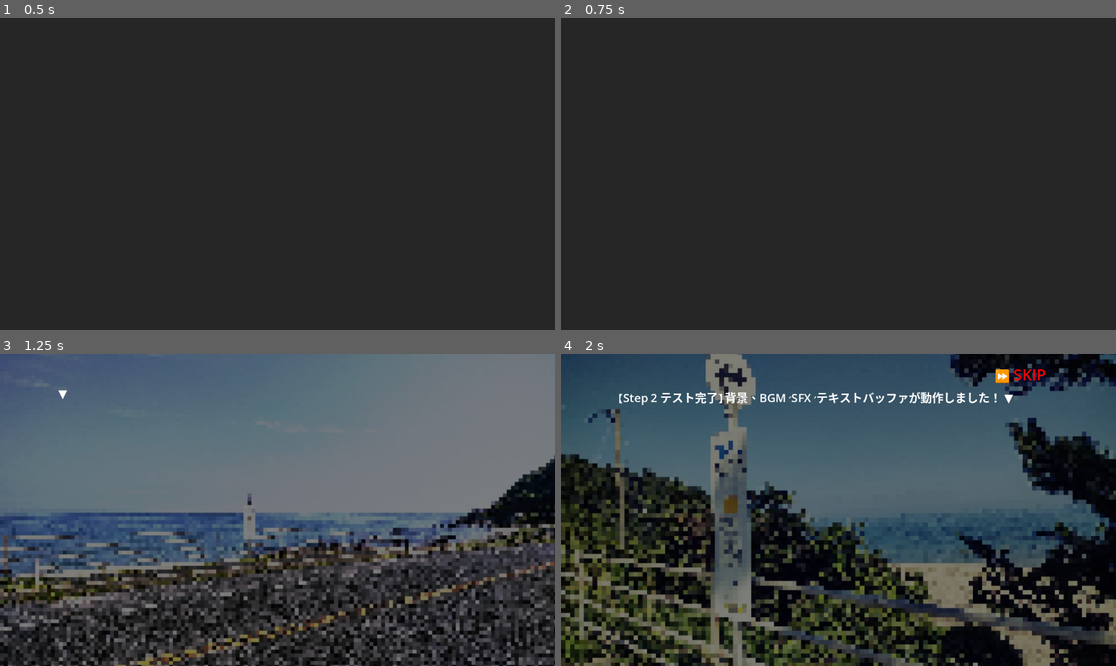
Above: before the commit, frames 1-4 (two rows, left to right).
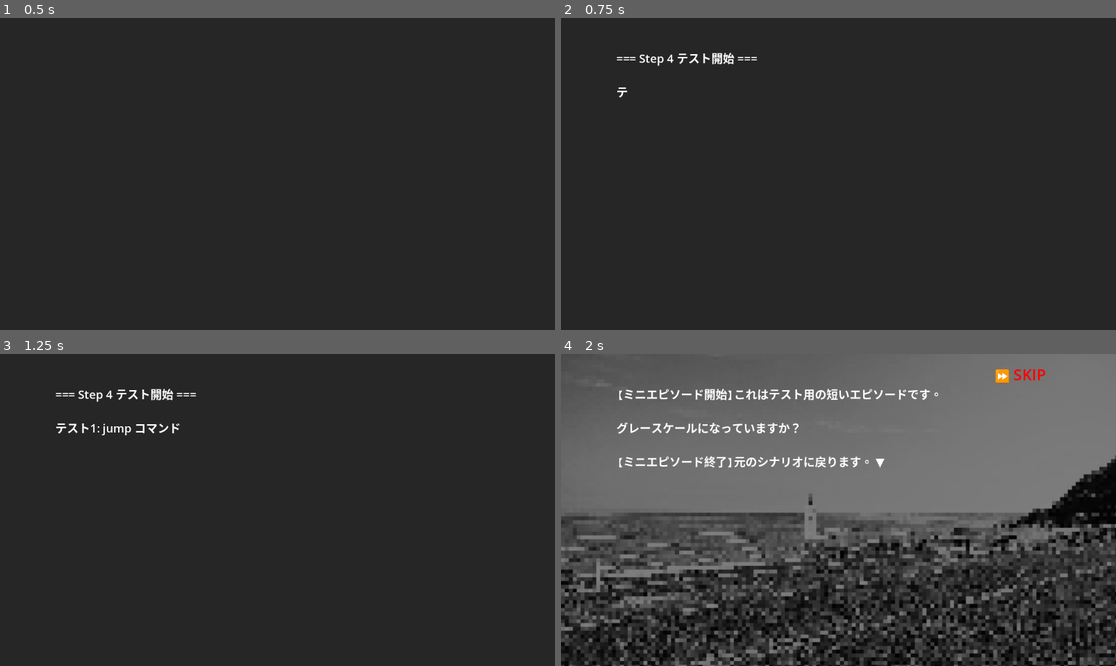
Above: after the commit, the same moments.

Repository: azukigame-s/kiminokoe
Game: Godot game, scene res://scenes/test_scenario_engine.tscn
Same seed, same stepped clock (60 frames per second), same inputs: the game is played once before the commit and once after it. This scene is started directly instead of the project's main scene.
Inputs (mouse positions are in pixels of both pictures, inside the frame that each line leads up to):
- Up to frame 1 (0.5 s): no input
- Up to frame 2 (0.75 s): tap Enter at 0.5 s; move the mouse to (960, 158) at 0.52 s; hold D from 0.53 s (still down); tap T at 0.6 s; click (960, 158) at 0.67 s
- Up to frame 3 (1.25 s): keep holding D; tap Space at 0.77 s
- Up to frame 4 (2 s): move the mouse to (727, 525) at 1.27 s; release D at 1.28 s; hold S from 1.28 s (still down); tap T at 1.35 s; tap Space at 1.52 s

Frame 1 is identical in both runs. In frame 2, 0.4% of the frame differs, in the area x 10-36%, y 11-26%; in frame 3, 78%; in frame 4, 88%, in the area x 0-100%, y 0-100%.

Commit message:
🚧 リファクタリング開発Step4テストコードを作成

Diff:
--- /dev/null
+++ b/scenarios/episodes/test_mini_episode.json
@@ -0,0 +1,5 @@
+[
+	{"type": "dialogue", "text": "【ミニエピソード開始】これはテスト用の短いエピソードです。", "new_page": true},
+	{"type": "dialogue", "text": "グレースケールになっていますか？"},
+	{"type": "dialogue", "text": "【ミニエピソード終了】元のシナリオに戻ります。"}
+]
--- /dev/null
+++ b/scenarios/shared/test_mini_shared.json
@@ -0,0 +1,5 @@
+[
+	{"type": "dialogue", "text": "【共用シナリオ】これはshared呼び出しのテストです。", "new_page": true},
+	{"type": "dialogue", "text": "グレースケールになっていないはずです。"},
+	{"type": "dialogue", "text": "【共用シナリオ終了】元に戻ります。"}
+]
--- a/scenarios/test_step4.json
+++ b/scenarios/test_step4.json
@@ -1,101 +1,40 @@
 [
-	{
-		"type": "dialogue",
-		"text": "=== Step 4 テスト開始 ===",
-		"new_page": true
-	},
-	{
-		"type": "dialogue",
-		"text": "1. load_scenario テスト（エピソード呼び出し）"
-	},
-	{
-		"type": "dialogue",
-		"text": "ep_01を呼び出します。グレースケールになるはずです。",
-		"go_next": true
-	},
-	{
-		"type": "load_scenario",
-		"path": "episodes/ep_01"
-	},
-	{
-		"type": "dialogue",
-		"text": "ep_01から戻りました。グレースケールが解除されているはずです。",
-		"new_page": true
-	},
-	{
-		"type": "dialogue",
-		"text": "2. episode_clear テスト"
-	},
-	{
-		"type": "dialogue",
-		"text": "ep_1 をクリア済みとして記録します。",
-		"go_next": true
-	},
-	{
-		"type": "episode_clear",
-		"id": "ep_1"
-	},
-	{
-		"type": "dialogue",
-		"text": "ep_1 がクリア済みになりました。トースト通知が出たはずです。",
-		"new_page": true
-	},
-	{
-		"type": "dialogue",
-		"text": "3. jump テスト"
-	},
-	{
-		"type": "dialogue",
-		"text": "index 100 にジャンプします。",
-		"go_next": true
-	},
-	{
-		"type": "jump",
-		"index": 100
-	},
-	{
-		"type": "dialogue",
-		"text": "このテキストはスキップされるはずです。",
-		"new_page": true
-	},
-	{
-		"type": "dialogue",
-		"text": "このテキストもスキップされるはずです。"
-	},
-	{
-		"type": "index",
-		"index": 100
-	},
-	{
-		"type": "dialogue",
-		"text": "ジャンプ成功！index 100 に到達しました。",
-		"new_page": true
-	},
-	{
-		"type": "dialogue",
-		"text": "4. load_scenario テスト（shared呼び出し）"
-	},
-	{
-		"type": "dialogue",
-		"text": "shared_ep_7_shrine を呼び出します。グレースケールにはならないはずです。",
-		"go_next": true
-	},
-	{
-		"type": "load_scenario",
-		"path": "shared/shared_ep_7_shrine"
-	},
-	{
-		"type": "dialogue",
-		"text": "shared から戻りました。",
-		"new_page": true
-	},
-	{
-		"type": "dialogue",
-		"text": "=== Step 4 テスト完了 ===",
-		"new_page": true
-	},
-	{
-		"type": "dialogue",
-		"text": "すべてのテストが正常に動作しました！"
-	}
+	{"type": "dialogue", "text": "=== Step 4 テスト開始 ===", "new_page": true},
+	{"type": "dialogue", "text": "テスト1: jump コマンド"},
+	{"type": "dialogue", "text": "index 100 にジャンプします。次の2行はスキップされるはずです。", "go_next": true},
+
+	{"type": "jump", "index": 100},
+
+	{"type": "dialogue", "text": "【失敗】このテキストは表示されないはずです。", "new_page": true},
+	{"type": "dialogue", "text": "【失敗】このテキストも表示されないはずです。"},
+
+	{"type": "index", "index": 100},
+
+	{"type": "dialogue", "text": "【成功】ジャンプ成功！index 100 に到達しました。", "new_page": true},
+
+	{"type": "dialogue", "text": "テスト2: episode_clear コマンド", "new_page": true},
+	{"type": "dialogue", "text": "ep_1 をクリア済みとして記録します。コンソールにログが出ます。", "go_next": true},
+
+	{"type": "episode_clear", "id": "ep_1"},
+
+	{"type": "dialogue", "text": "【成功】ep_1 クリア記録完了。コンソールを確認してください。", "new_page": true},
+
+	{"type": "background", "path": "res://assets/backgrounds/sea.jpg"},
+
+	{"type": "dialogue", "text": "テスト3: load_scenario（エピソード呼び出し）", "new_page": true},
+	{"type": "dialogue", "text": "背景が海に変わりました。次のエピソード呼び出しでグレースケールになるはずです。"},
+
+	{"type": "load_scenario", "path": "episodes/test_mini_episode"},
+
+	{"type": "dialogue", "text": "【確認】エピソードから戻りました。グレースケールが解除されていますか？", "new_page": true},
+
+	{"type": "dialogue", "text": "テスト4: load_scenario（shared呼び出し）", "new_page": true},
+	{"type": "dialogue", "text": "ミニ共用シナリオを呼び出します。グレースケールにはならないはずです。"},
+
+	{"type": "load_scenario", "path": "shared/test_mini_shared"},
+
+	{"type": "dialogue", "text": "【確認】共用シナリオから戻りました。", "new_page": true},
+
+	{"type": "dialogue", "text": "=== Step 4 テスト完了 ===", "new_page": true},
+	{"type": "dialogue", "text": "すべてのテストが正常に動作しました！"}
 ]
--- a/scripts/test_scenario_engine.gd
+++ b/scripts/test_scenario_engine.gd
@@ -1,7 +1,7 @@
 extends Control
 
 ## ScenarioEngine のテストスクリプト
-## Step 2: 背景、BGM/SFX、テキストバッファのテスト
+## Step 4: load_scenario, jump, episode_clear のテスト
 
 # スクリプトをpreloadで読み込み
 const BackgroundDisplayScript = preload("res://scripts/ui/background_display.gd")
@@ -134,81 +134,44 @@
 func run_test_scenario():
 	print("[TestScenarioEngine] テストシナリオ実行開始")
 
-	# Step 2 のテストシナリオ
-	# 背景、BGM、テキストバッファ、go_next をテスト
-	var test_scenario = [
-		# 背景設定
-		{
-			"type": "background",
-			"path": "res://assets/backgrounds/sea.jpg"
-		},
-		# BGM再生（ファイルが存在しない場合は警告が出るだけ）
-		{
-			"type": "bgm",
-			"path": "res://assets/music/sample_bgm.mp3"
-		},
-		# テキスト表示（新しいページ）
-		{
-			"type": "dialogue",
-			"text": "車窓を流れる景色――。見えるのは青い空、そして青い海。",
-			"new_page": true
-		},
-		# テキスト追加（同じページに追加）
-		{
-			"type": "dialogue",
-			"text": "そんな景色を眺めながら僕はバスに揺られていた。"
-		},
-		# テキスト追加（同じページに追加、go_next付き）
-		{
-			"type": "dialogue",
-			"text": "僕はこの席が好きだった。",
-			"go_next": true
-		},
-		# 新しいページ
-		{
-			"type": "dialogue",
-			"text": "理由は２つ。",
-			"new_page": true
-		},
-		{
-			"type": "dialogue",
-			"text": "フロントガラスから左の車窓にかけて、大パノラマの景色を拝むことができるというのがひとつ。"
-		},
-		{
-			"type": "dialogue",
-			"text": "運賃箱を見るのが好き、というのがもうひとつだ。",
-			"go_next": true
-		},
-		# 背景変更
-		{
-			"type": "background",
-			"path": "res://assets/backgrounds/busstop.jpg"
-		},
-		# SE再生テスト
-		{
-			"type": "sfx",
-			"path": "res://assets/sounds/sample_sfx.mp3"
-		},
-		# 新しいページ
-		{
-			"type": "dialogue",
-			"text": "バス停に到着した。",
-			"new_page": true
-		},
-		# テスト完了
-		{
-			"type": "dialogue",
-			"text": "【Step 2 テスト完了】背景、BGM、SFX、テキストバッファが動作しました！",
-			"new_page": true
-		}
-	]
+	# JSONファイルからテストシナリオを読み込み
+	var scenario_data = await scenario_engine.load_scenario_data("test_step4")
+	if scenario_data.is_empty():
+		print("[TestScenarioEngine] テストシナリオの読み込みに失敗しました")
+		return
 
-	await scenario_engine.start_scenario(test_scenario)
+	await scenario_engine.start_scenario(scenario_data, "test_step4")
 
 	print("[TestScenarioEngine] テストシナリオ完了")
 
-## 入力処理（スキップモード切り替え）
+	# テスト結果をコンソールに出力
+	print_test_results()
+
+## テスト結果をコンソールに出力
+func print_test_results():
+	print("")
+	print("========== テスト結果 ==========")
+
+	# TrophyManager の状態確認
+	var trophy_manager = get_node_or_null("/root/TrophyManager")
+	if trophy_manager:
+		trophy_manager.print_trophy_status()
+	else:
+		print("[TestScenarioEngine] TrophyManager が見つかりません（オートロード未設定？）")
+
+	# ScenarioEngine のセーブ状態確認
+	var save_state = scenario_engine.get_save_state()
+	print("[TestScenarioEngine] セーブ状態: %s" % str(save_state))
+	print("================================")
+
+## 入力処理（スキップモード切り替え / デバッグ）
 func _input(event):
-	if event is InputEventKey:
-		if event.keycode == KEY_S and event.pressed:
-			scenario_engine.toggle_skip_mode()
+	if event is InputEventKey and event.pressed:
+		match event.keycode:
+			KEY_S:
+				scenario_engine.toggle_skip_mode()
+			KEY_T:
+				# Tキーでトロフィー状態を表示
+				var trophy_manager = get_node_or_null("/root/TrophyManager")
+				if trophy_manager:
+					trophy_manager.print_trophy_status()
